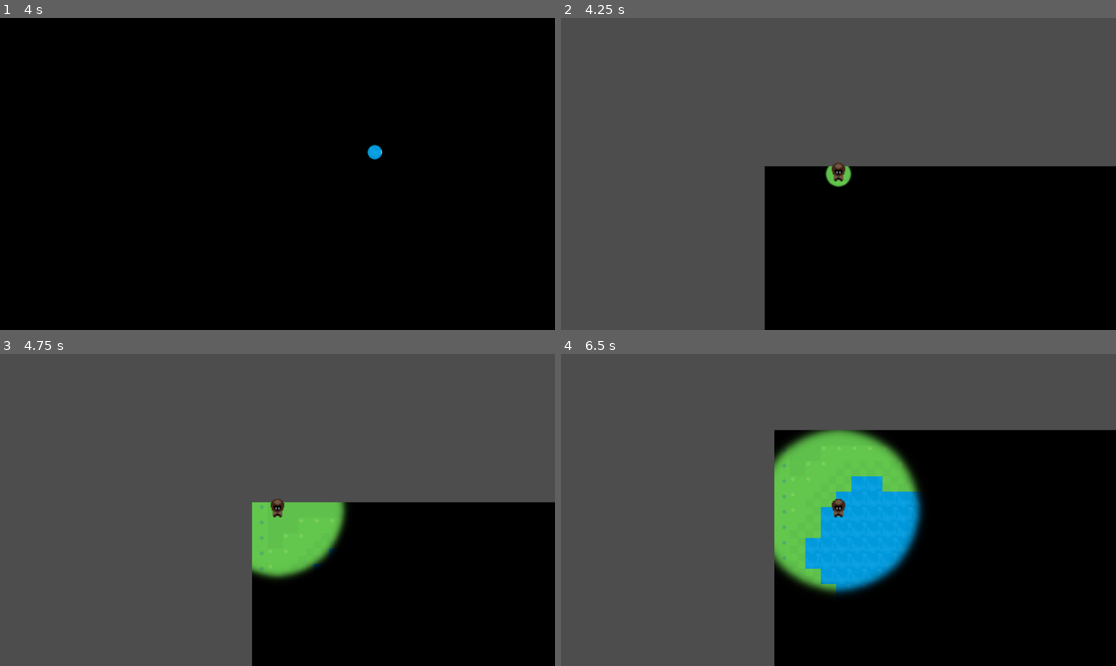
Above: before the commit, frames 1-4 (two rows, left to right).
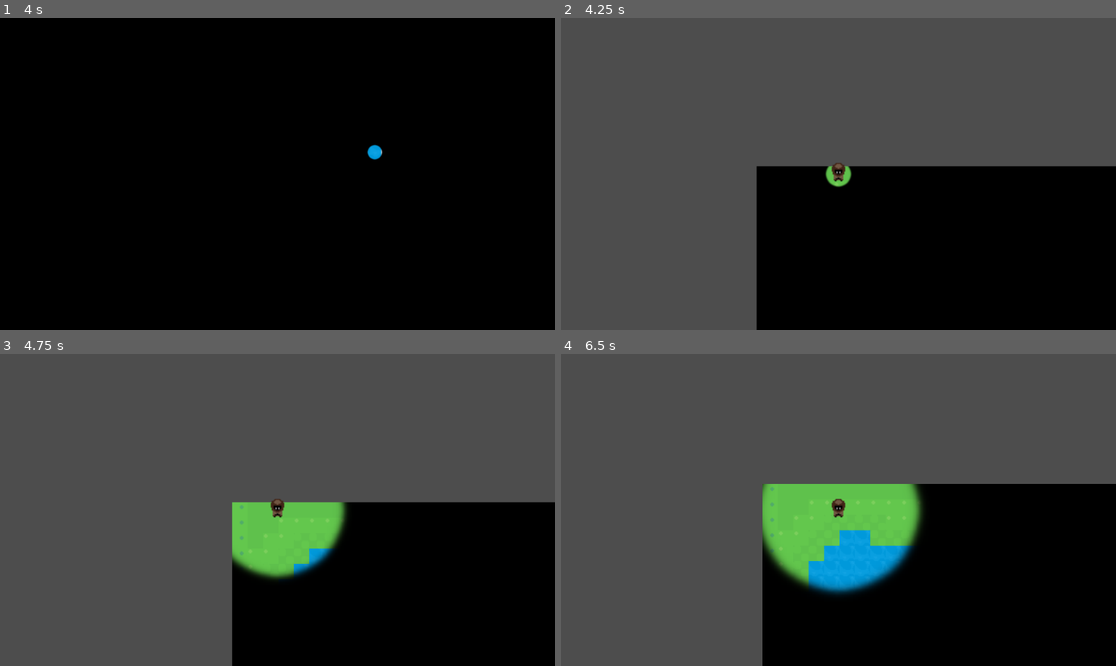
Above: after the commit, the same moments.

Repository: Habidakus/wild-jam-82-unseen
Game: Godot game, scene res://Scenes/root.tscn
The game is run twice, just before and just after one commit, with the same random seed, the same clock (stepped at 60 frames per second) and the same inputs.
Inputs (mouse positions are in pixels of both pictures, inside the frame that each line leads up to):
- Up to frame 1 (4 s): tap Enter at 0.5 s; move the mouse to (399, 158) at 0.52 s; hold Right (move_right) 0.53-1.28 s; hold Ctrl (sneak, bound only after the commit) 0.53-1.28 s; click (399, 158) at 0.67 s; tap Space (walk, bound only after the commit) at 0.8, 1.35, 2.3, 2.85, 3.8 s; move the mouse to (166, 189) at 1.27 s; hold S (move_down) 1.28-2.03 s; tap Ctrl (sneak, bound only after the commit) at 1.55, 3.05 s; move the mouse to (333, 105) at 2.02 s; hold Right (move_right) 2.03-2.78 s; hold Ctrl (sneak, bound only after the commit) 2.03-2.78 s; move the mouse to (249, 236) at 2.77 s; hold W (move_up) 2.78-3.53 s; click (249, 236) at 2.92 s; move the mouse to (444, 220) at 3.52 s; hold Left (move_left) from 3.53 s (still down); hold Ctrl (sneak, bound only after the commit) from 3.53 s (still down)
- Up to frame 2 (4.25 s): keep holding Left (move_left); keep holding Ctrl (sneak, bound only after the commit)
- Up to frame 3 (4.75 s): keep holding Left (move_left); move the mouse to (111, 463) at 4.27 s; release Ctrl (sneak, bound only after the commit) at 4.28 s; tap Space (walk, bound only after the commit) at 4.35 s; tap Ctrl (sneak, bound only after the commit) at 4.55 s
- Up to frame 4 (6.5 s): move the mouse to (866, 510) at 5.02 s; release Left (move_left) at 5.03 s; hold S (move_down) 5.03-5.78 s; hold Ctrl (sneak, bound only after the commit) 5.03-5.78 s; click (866, 510) at 5.17 s; tap Space (walk, bound only after the commit) at 5.3, 5.85 s; move the mouse to (755, 432) at 5.77 s; hold Right (move_right) from 5.78 s (still down); tap Ctrl (sneak, bound only after the commit) at 6.05 s

Frame 1 is identical in both runs. In frame 2, 0.9% of the frame differs, in the area x 35-37%, y 47-100%; in frame 3, 2.2%; in frame 4, 15%, in the area x 36-100%, y 24-100%.

Commit message:
Added walk and sneak speeds to player, stop player from leaving the land

Diff:
--- a/Data/Fish/minnow.tres
+++ b/Data/Fish/minnow.tres
@@ -1,4 +1,4 @@
-[gd_resource type="Resource" script_class="fish" load_steps=3 format=3 uid="uid://chlgcysxe1xy"]
+[gd_resource type="Resource" script_class="Fish" load_steps=3 format=3 uid="uid://chlgcysxe1xy"]
 
 [ext_resource type="Script" uid="uid://dvdud1wowap44" path="res://Scripts/fish.gd" id="1_x53cx"]
 [ext_resource type="Texture2D" uid="uid://cukb4vabnqi5v" path="res://Art/fishing_free/global.png" id="2_du7m8"]
--- a/Scenes/root.tscn
+++ b/Scenes/root.tscn
@@ -6,6 +6,8 @@
 [ext_resource type="Texture2D" uid="uid://do54ap110pdmq" path="res://Art/visibility_circle.png" id="3_c3mwy"]
 [ext_resource type="Script" uid="uid://dhiv0ub8gs8n6" path="res://Scripts/state_chapter_one.gd" id="5_4g5cr"]
 [ext_resource type="PackedScene" uid="uid://bnd2dmybxcw2n" path="res://Scenes/player.tscn" id="6_ckhy6"]
+[ext_resource type="Script" uid="uid://dvdud1wowap44" path="res://Scripts/fish.gd" id="6_r3lo5"]
+[ext_resource type="Resource" uid="uid://chlgcysxe1xy" path="res://Data/Fish/minnow.tres" id="7_qtxxq"]
 
 [sub_resource type="LabelSettings" id="LabelSettings_8pvmw"]
 font_size = 160
@@ -65,6 +67,7 @@
 layout_mode = 3
 anchors_preset = 0
 script = ExtResource("5_4g5cr")
+_fish = Array[ExtResource("6_r3lo5")]([ExtResource("7_qtxxq")])
 _player_scene = ExtResource("6_ckhy6")
 metadata/_custom_type_script = "uid://dvltouirjdge4"
 
--- a/Scripts/fish.gd
+++ b/Scripts/fish.gd
@@ -1,4 +1,4 @@
-class_name fish extends Resource
+class_name Fish extends Resource
 
 @export var player_facing_name : String
 @export var texture_image : Texture
--- a/Scripts/player.gd
+++ b/Scripts/player.gd
@@ -1,33 +1,78 @@
 class_name Player extends CharacterBody2D
 
 const SPEED : float = 200
+
+var _terrain : TileMapLayer
 var _goal_light_size : float = 0
 
 func _ready() -> void:
 	$LightCircle/PointLight2D.scale = Vector2.ZERO
 
 func _process_input():
+
+	var speed = SPEED
+	if Input.is_action_pressed("sneak"):
+		speed = SPEED / 4
+	elif Input.is_action_pressed("walk"):
+		speed = SPEED / 2
+
 	# Get input (example using Input Map)
 	if Input.is_action_pressed("move_right"):
-		velocity.x = SPEED
+		velocity.x = speed
 	elif Input.is_action_pressed("move_left"):
-		velocity.x = -SPEED
+		velocity.x = -speed
 	else:
 		velocity.x = 0
 
 	if Input.is_action_pressed("move_down"):
-		velocity.y = SPEED
+		velocity.y = speed
 	elif Input.is_action_pressed("move_up"):
-		velocity.y = -SPEED
+		velocity.y = -speed
 	else:
 		velocity.y = 0
+
+func set_terrain(terrain : TileMapLayer):
+	_terrain = terrain
 
 func set_light_area(s : float):
 	_goal_light_size = s
 
 func _physics_process(delta : float):
 	_process_input()
+	var current_pos = position
 	move_and_slide()
+
+	# check if we have to rollback the position
+	if position != current_pos:
+		var cell : Vector2i = _terrain.local_to_map(position)
+		var rollback : bool = true
+		if _terrain.get_cell_source_id(cell) != -1:
+			var tile_data : TileData = _terrain.get_cell_tile_data(cell)
+			var water_data = tile_data.get_custom_data("Water")
+			if water_data == null || water_data as bool == false:
+				rollback = false
+
+		if rollback:
+			var cell_x : Vector2i = _terrain.local_to_map(Vector2(position.x, current_pos.y))
+			var rollback_x = true
+			if _terrain.get_cell_source_id(cell_x) != -1:
+				var tile_data : TileData = _terrain.get_cell_tile_data(cell_x)
+				var water_data = tile_data.get_custom_data("Water")
+				if water_data == null || water_data as bool == false:
+					rollback_x = false
+
+			var cell_y : Vector2i = _terrain.local_to_map(Vector2(current_pos.x, position.y))
+			var rollback_y = true
+			if _terrain.get_cell_source_id(cell_y) != -1:
+				var tile_data : TileData = _terrain.get_cell_tile_data(cell_y)
+				var water_data = tile_data.get_custom_data("Water")
+				if water_data == null || water_data as bool == false:
+					rollback_y = false
+
+			if rollback_x:
+				position.x = current_pos.x
+			if rollback_y:
+				position.y = current_pos.y
 
 	var _current_scale : float = $LightCircle/PointLight2D.scale.x
 	if _current_scale != _goal_light_size:
--- a/Scripts/state_chapter_one.gd
+++ b/Scripts/state_chapter_one.gd
@@ -1,5 +1,6 @@
 extends StateMachineState
 
+@export var _fish : Array[Fish] = []
 @export var _player_scene : PackedScene
 @onready var _map : TileMapLayer = $IntroArea
 
@@ -11,4 +12,5 @@
 	_player = _player_scene.instantiate();
 	_player.position = _map.map_to_local(Vector2i(7, 7))
 	_player.set_light_area(3.0)
+	_player.set_terrain(_map)
 	_map.add_child(_player)
--- a/project.godot
+++ b/project.godot
@@ -55,6 +55,16 @@
 , Object(InputEventKey,"resource_local_to_scene":false,"resource_name":"","device":0,"window_id":0,"alt_pressed":false,"shift_pressed":false,"ctrl_pressed":false,"meta_pressed":false,"pressed":false,"keycode":0,"physical_keycode":65,"key_label":0,"unicode":0,"location":0,"echo":false,"script":null)
 ]
 }
+walk={
+"deadzone": 0.2,
+"events": [Object(InputEventKey,"resource_local_to_scene":false,"resource_name":"","device":0,"window_id":0,"alt_pressed":false,"shift_pressed":false,"ctrl_pressed":false,"meta_pressed":false,"pressed":false,"keycode":0,"physical_keycode":32,"key_label":0,"unicode":0,"location":0,"echo":false,"script":null)
+]
+}
+sneak={
+"deadzone": 0.2,
+"events": [Object(InputEventKey,"resource_local_to_scene":false,"resource_name":"","device":0,"window_id":0,"alt_pressed":false,"shift_pressed":false,"ctrl_pressed":false,"meta_pressed":false,"pressed":false,"keycode":0,"physical_keycode":4194326,"key_label":0,"unicode":0,"location":0,"echo":false,"script":null)
+]
+}
 
 [rendering]
 
Not shown: 1 places in Scenes/root.tscn that only renumber resources
